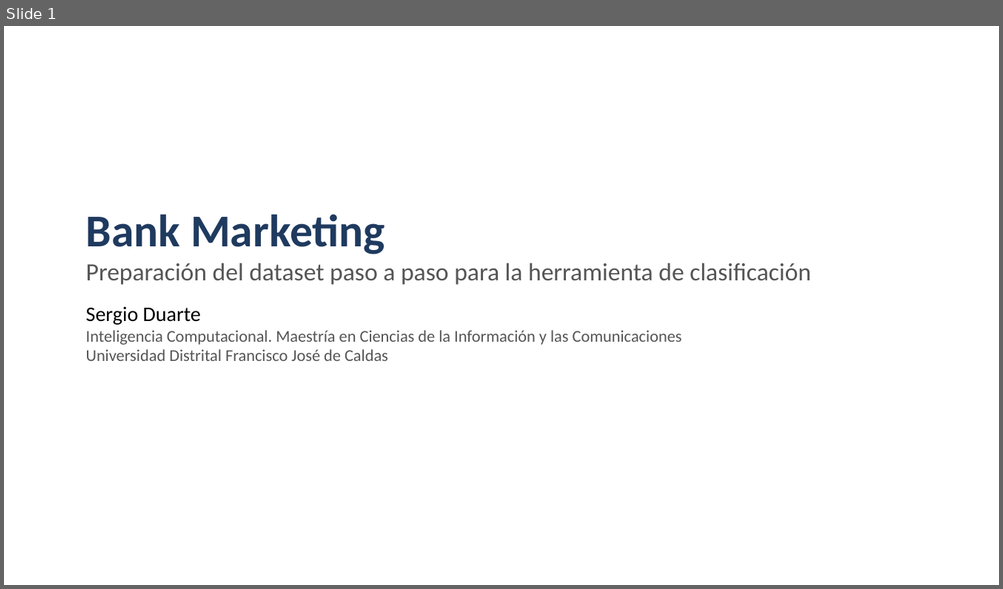
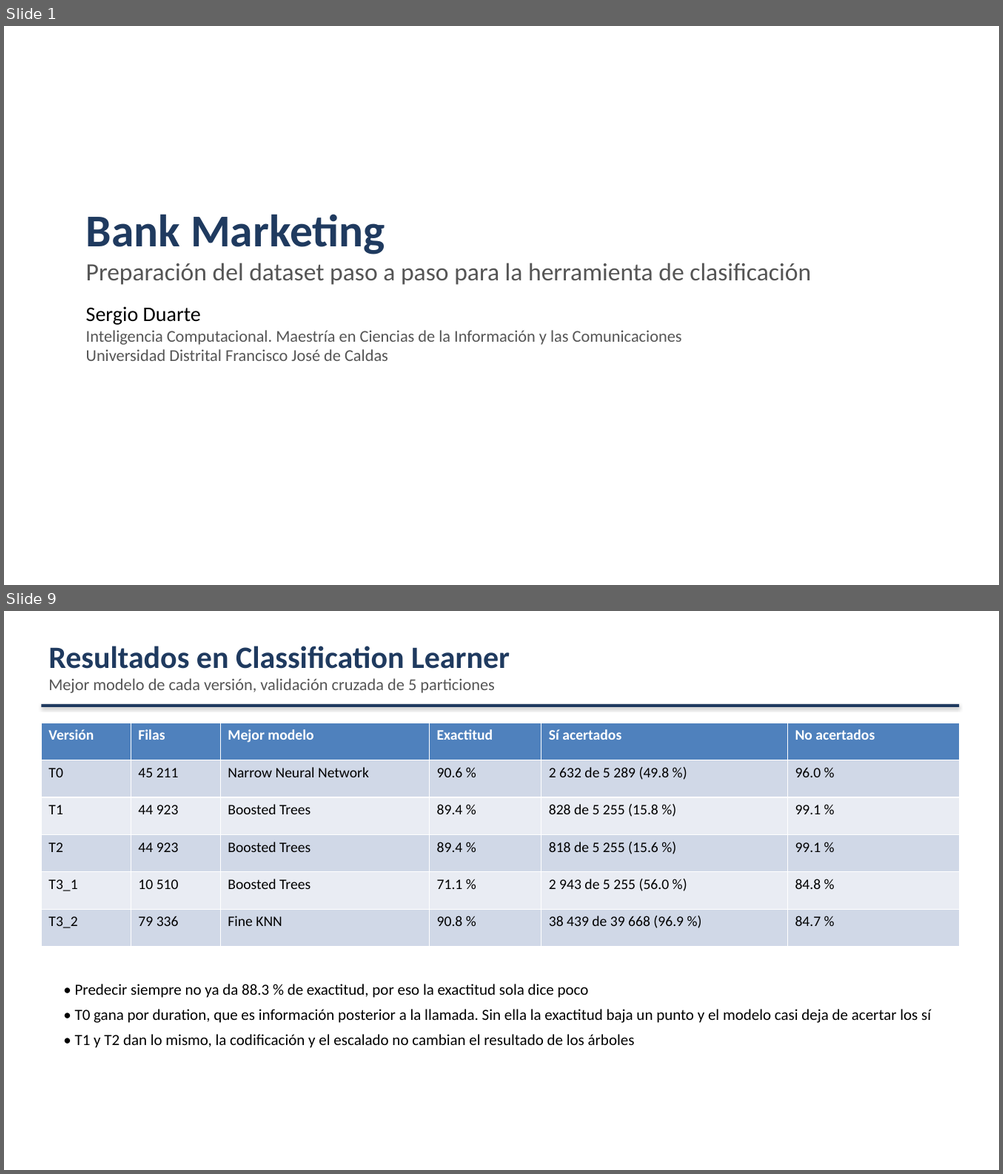
Before and after one commit to Checho019/maestria-inteligencia-computacional, a slide deck: Exposicion Bank/exposicion_bank.pptx. Shown one above the other, each under a label of ours: slide 1 before the commit, slides 1 and 9 after it; the slides between them are not shown. The pictures are 1003x589 and 1003x1174 pixels, drawn with LibreOffice and Linux fonts; fonts in the diff are those of the drawing. Boxes give left, top, right and bottom in pixels: in the first picture for what was removed or moved away, otherwise in the second. Text is boxed around its words. In the diff, an @@ line names an element or a change of style, - is before the commit and + after.

Commit message:
Exposicion Bank: resultados de Classification Learner y presentacion recortada a diez laminas

```diff
--- a/Exposicion Bank/exposicion_bank.pptx
+++ b/Exposicion Bank/exposicion_bank.pptx
@@ slide 9 added at (4,611,999,1170), background #FFFFFF @@
@@ text added at (48,646,509,693), 16 pt, text #555555 @@
+Resultados en Classification Learner
+Mejor modelo de cada versión, validación cruzada de 5 particiones
@@ rectangle added at (41,704,959,707), fill #1F3A5F @@
@@ table added at (41,723,959,947), 6 rows, 6 columns @@
+Versión | Filas | Mejor modelo | Exactitud | Sí acertados | No acertados
+T0 | 45 211 | Narrow Neural Network | 90.6 % | 2 632 de 5 289 (49.8 %) | 96.0 %
+T1 | 44 923 | Boosted Trees | 89.4 % | 828 de 5 255 (15.8 %) | 99.1 %
+T2 | 44 923 | Boosted Trees | 89.4 % | 818 de 5 255 (15.6 %) | 99.1 %
+T3_1 | 10 510 | Boosted Trees | 71.1 % | 2 943 de 5 255 (56.0 %) | 84.8 %
+T3_2 | 79 336 | Fine KNN | 90.8 % | 38 439 de 39 668 (96.9 %) | 84.7 %
@@ text added at (75,984,930,1048), 15 pt, text #000000 @@
+• Predecir siempre no ya da 88.3 % de exactitud, por eso la exactitud sola dice poco
+• T0 gana por duration, que es información posterior a la llamada. Sin ella la exactitud baja un punto y el modelo casi deja de acertar los sí
+• T1 y T2 dan lo mismo, la codificación y el escalado no cambian el resultado de los árboles
```
Also in this commit, not shown: 8 slides changed, 6 slides removed, 3 other files.
